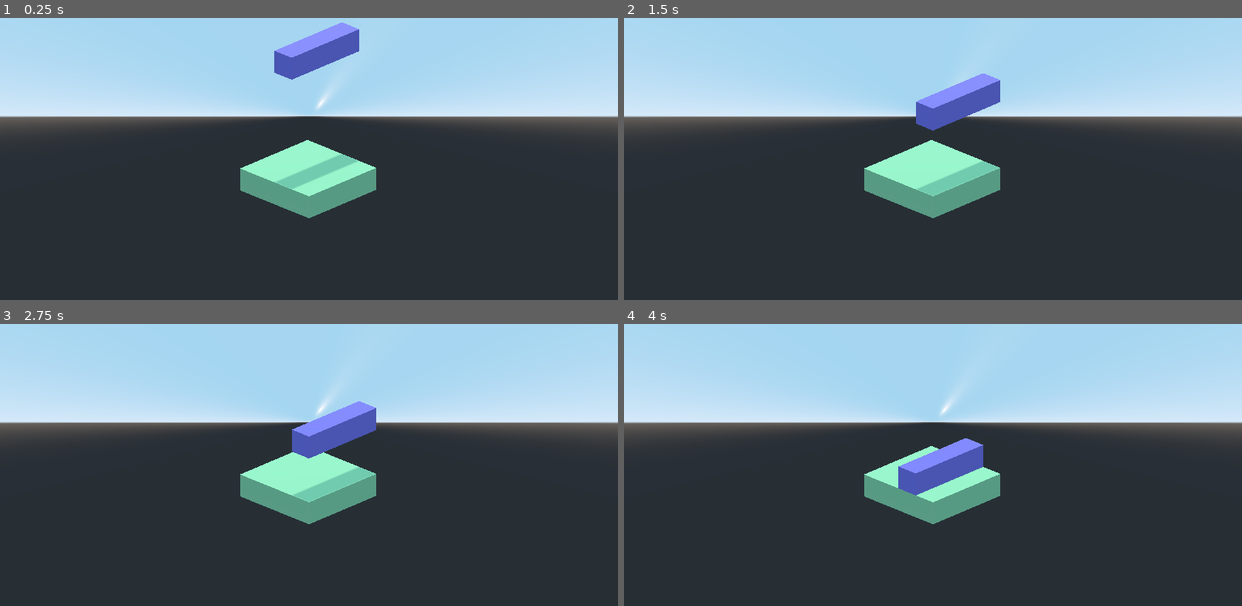
Above: before the commit, frames 1-4 (two rows, left to right).
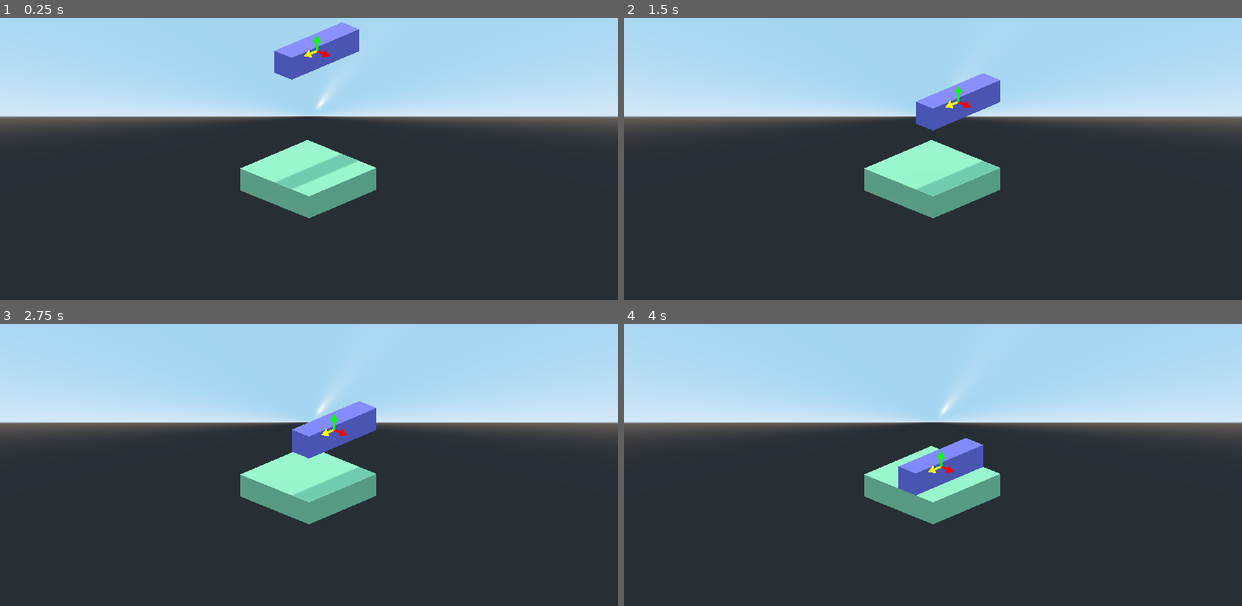
Above: after the commit, the same moments.

Repository: minifigmaster125/3DTetris
Game: Godot game, scene res://Main.tscn
Same seed, same stepped clock (60 frames per second), same inputs: the game is played once before the commit and once after it.
Inputs:
- Up to frame 1 (0.25 s): no input
- Up to frame 2 (1.5 s): tap Enter at 0.5 s; hold D (right) 0.53-1.28 s; tap Space at 1.25 s; hold S (down) from 1.28 s (still down)
- Up to frame 3 (2.75 s): tap Enter at 2 s; release S (down) at 2.03 s; hold D (right) from 2.03 s (still down)
- Up to frame 4 (4 s): tap Space at 2.75 s; release D (right) at 2.78 s; hold W (up) 2.78-3.53 s; tap Enter at 3.5 s; hold A (left) from 3.53 s (still down)

The runs differ from the first frame. In frame 1, less than 0.1% of the frame differs, in the area x 49-54%, y 6-14%; in frame 2, less than 0.1%; in frame 3, less than 0.1%; in frame 4, less than 0.1%.

Commit message:
working on rotations

Diff:
--- /dev/null
+++ b/DebugDraw3D.gd
@@ -0,0 +1,60 @@
+extends Control
+
+export (NodePath) var playerPath
+export (NodePath) var cameraPath
+
+class Vector:
+	var object
+	var value
+	var scale
+	var width
+	var color
+
+	func _init(o, v, s, w, c):
+		object = o
+		value = v
+		scale = s
+		width = w
+		color = c
+	func draw(node, cam):
+		if cam.is_position_behind(object.global_transform.origin):
+			return
+		var start = cam.unproject_position(object.global_transform.origin)
+		var end = cam.unproject_position(object.global_transform.origin + object.get_indexed(value) * scale)
+		node.draw_line(start, end, color, width)
+		node.draw_triangle(end, start.direction_to(end), width*2, color)
+
+
+var vectors = []
+
+func _process(_delta):
+	if not visible:
+		return
+	update()
+
+
+func _draw():
+	var camera = get_viewport().get_camera()
+	for vector in vectors:
+		vector.draw(self, camera)
+
+
+func add_vector(object, value, size, width, color):
+	vectors.append(Vector.new(object, value, size, width, color))
+	print("registered %s of %s." % [value, object.name])
+
+
+func remove_vector(object, property):
+	for v in vectors:
+		if v.object == object and v.value == property:
+			vectors.erase(v)
+			print("removed %s of %s." % [property, object.name])
+			break
+
+
+func draw_triangle(pos, dir, size, color):
+	var a = pos + dir * size
+	var b = pos + dir.rotated(2*PI/3) * size
+	var c = pos + dir.rotated(4*PI/3) * size
+	var points = PoolVector2Array([a, b, c])
+	draw_polygon(points, PoolColorArray([color]))
--- /dev/null
+++ b/DebugOverlay.gd
@@ -0,0 +1,15 @@
+extends CanvasLayer
+
+onready var draw = $DebugDraw3D
+
+func _ready():
+	if not InputMap.has_action("toggle_debug"):
+		InputMap.add_action("toggle_debug")
+		var ev = InputEventKey.new()
+		ev.scancode = KEY_BACKSLASH
+		InputMap.action_add_event("toggle_debug", ev)
+
+func _input(event):
+	if event.is_action_pressed("toggle_debug"):
+		for n in get_children():
+			n.visible = not n.visible
--- /dev/null
+++ b/DebugOverlay.tscn
@@ -0,0 +1,15 @@
+[gd_scene load_steps=3 format=2]
+
+[ext_resource path="res://DebugDraw3D.gd" type="Script" id=1]
+[ext_resource path="res://DebugOverlay.gd" type="Script" id=2]
+
+[node name="DebugOverlay" type="CanvasLayer"]
+script = ExtResource( 2 )
+
+[node name="DebugDraw3D" type="Control" parent="."]
+margin_right = 40.0
+margin_bottom = 40.0
+script = ExtResource( 1 )
+__meta__ = {
+"_edit_use_anchors_": false
+}
--- a/LongStraight.gd
+++ b/LongStraight.gd
@@ -1 +1,58 @@
 extends Piece
+
+var left_axis_rotated = 0
+var up_axis_rotated = 0
+
+func rotate_block(event: InputEvent) -> void:
+	if event.is_action_pressed("left"):
+		rotate(Vector3.UP, PI/2.0)
+		if left_axis_rotated == 0:
+			match up_axis_rotated:
+				0:
+					global_translate(Vector3(-1, 0, 1))
+					up_axis_rotated = 1
+				1:
+					global_translate(Vector3(1, 0, -1))
+					up_axis_rotated = 0
+				2:
+					global_translate(Vector3(1, 0, 1))
+					up_axis_rotated = 0
+	if event.is_action_pressed("right"):
+		rotate(Vector3.UP, -PI/2.0)
+		if left_axis_rotated == 0:
+			match up_axis_rotated:
+				0:
+					global_translate(Vector3(-1, 0, -1))
+					up_axis_rotated = 2
+				1:
+					global_translate(Vector3(1, 0, -1))
+					up_axis_rotated = 0
+				2:
+					global_translate(Vector3(1, 0, 1))
+					up_axis_rotated = 0
+	if event.is_action_pressed("up"):
+		rotate(Vector3.LEFT, PI/2.0)
+		if up_axis_rotated == 0:
+			match left_axis_rotated:
+				0:
+					global_translate(Vector3(0, 1, 1))
+					left_axis_rotated = 1
+				1:
+					global_translate(Vector3(0, -1, -1))
+					left_axis_rotated = 0
+				2:
+					global_translate(Vector3(0, -1, 1))
+					left_axis_rotated = 0
+
+	if event.is_action_pressed("down"):
+		rotate(Vector3.LEFT, -PI/2.0)
+		match left_axis_rotated:
+			0:
+				global_translate(Vector3(0, 1, -1))
+				left_axis_rotated = 2
+			1:
+				global_translate(Vector3(0, -1, -1))
+				left_axis_rotated = 0
+			2:
+				global_translate(Vector3(0, -1, 1))
+				left_axis_rotated = 0
--- a/LongStraight.tscn
+++ b/LongStraight.tscn
@@ -9,17 +9,17 @@
 script = ExtResource( 1 )
 
 [node name="CSGBox" type="CSGBox" parent="."]
-transform = Transform( 1, 0, 0, 0, 1, 0, 0, 0, 1, 1, 1, 1 )
+transform = Transform( 1, 0, 0, 0, 1, 0, 0, 0, 1, 0, 0, 1 )
 material_override = SubResource( 1 )
 
 [node name="CSGBox2" type="CSGBox" parent="."]
-transform = Transform( 1, 0, 0, 0, 1, 0, 0, 0, 1, 1, 1, -1 )
+transform = Transform( 1, 0, 0, 0, 1, 0, 0, 0, 1, 0, 0, -1 )
 material_override = SubResource( 1 )
 
 [node name="CSGBox3" type="CSGBox" parent="."]
-transform = Transform( 1, 0, 0, 0, 1, 0, 0, 0, 1, 1, 1, -3 )
+transform = Transform( 1, 0, 0, 0, 1, 0, 0, 0, 1, 0, 0, -3 )
 material_override = SubResource( 1 )
 
 [node name="CSGBox4" type="CSGBox" parent="."]
-transform = Transform( 1, 0, 0, 0, 1, 0, 0, 0, 1, 1, 1, 3 )
+transform = Transform( 1, 0, 0, 0, 1, 0, 0, 0, 1, 0, 0, 3 )
 material_override = SubResource( 1 )
--- a/Main.tscn
+++ b/Main.tscn
@@ -1,4 +1,6 @@
-[gd_scene load_steps=6 format=2]
+[gd_scene load_steps=7 format=2]
+
+[ext_resource path="res://DebugOverlay.tscn" type="PackedScene" id=1]
 
 [sub_resource type="GDScript" id=1]
 script/source = "extends Spatial
@@ -21,15 +23,13 @@
 				matrix[y][x].append(false)
 
 	print_matrix()
-	longStraight = longStraightScene.instance()
-	add_child(longStraight)
-	longStraight.transform.origin = Vector3(-length, height, -width)
+	spawn_new_block()
 
 func spawn_new_block() -> void:
 	mode = 0
 	longStraight = longStraightScene.instance()
 	add_child(longStraight)
-	longStraight.transform.origin = Vector3(-length, height, -width)
+	longStraight.transform.origin = Vector3(-length+1, height+1, -width)
 
 func _on_Timer_timeout() -> void:
 	print(\"tick\")
@@ -59,14 +59,7 @@
 				move_block(event)
 
 func rotate_block(event: InputEvent) -> void:
-	if event.is_action_pressed(\"left\"):
-		longStraight.rotate(Vector3.UP, -PI/2.0)
-	if event.is_action_pressed(\"right\"):
-		longStraight.rotate(Vector3.UP, PI/2.0)
-	if event.is_action_pressed(\"up\"):
-		longStraight.rotate(Vector3.LEFT, -PI/2.0)
-	if event.is_action_pressed(\"down\"):
-		longStraight.rotate(Vector3.LEFT, PI/2.0)
+	longStraight.rotate_block(event)
 
 func move_block(event: InputEvent) -> void:
 	if event.is_action_pressed(\"left\"):
@@ -168,6 +161,7 @@
 func convert_origin_to_matrix(global_origin: Vector3) -> Vector3:
 	var new_origin = global_origin.round()
 	var new = (global_origin.abs()/2).floor()
+#	return new
 	if (int(new_origin.y) % 2 == 0):
 		return new - Vector3(0,1,0)
 	else:
@@ -302,4 +296,6 @@
 mesh = SubResource( 4 )
 material = SubResource( 5 )
 
+[node name="DebugOverlay" parent="." instance=ExtResource( 1 )]
+
 [connection signal="timeout" from="Timer" to="." method="_on_Timer_timeout"]
--- a/Piece.gd
+++ b/Piece.gd
@@ -1,6 +1,11 @@
 extends Spatial
 
 class_name Piece
+
+func _process(delta: float) -> void:
+	DebugOverlay.draw.add_vector(self, "transform:basis:z", 1, 4, Color.yellow)
+	DebugOverlay.draw.add_vector(self, "transform:basis:x", 1, 4, Color.red)
+	DebugOverlay.draw.add_vector(self, "transform:basis:y", 1, 4, Color.green)
 
 func can_move(direction: String, length: int, width: int) -> bool:
 	for cube in get_children():
--- a/project.godot
+++ b/project.godot
@@ -23,6 +23,10 @@
 config/name="3DTetris"
 run/main_scene="res://Main.tscn"
 config/icon="res://icon.png"
+
+[autoload]
+
+DebugOverlay="*res://DebugOverlay.tscn"
 
 [global]
 
